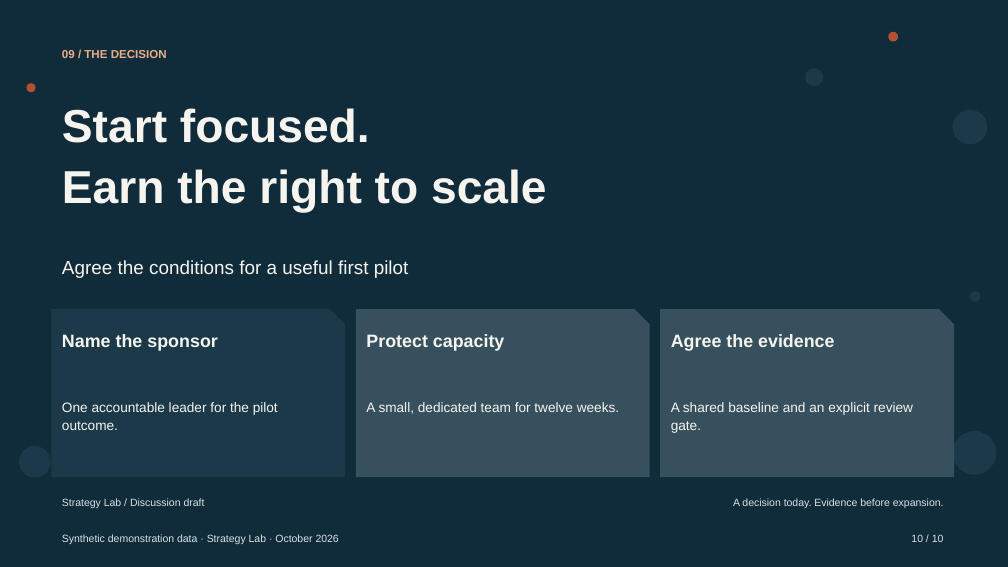
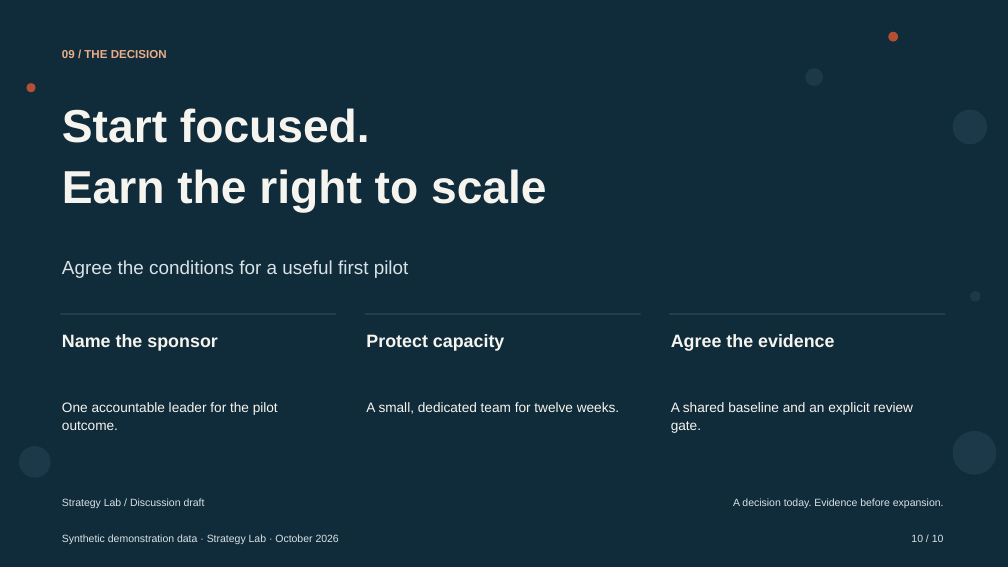
Before and after one commit to hustcer/pptx-nova, a slide deck: slide 10 of pptx-nova/assets/examples/deckkits/consulting-dark/deck.pptx. Drawn at 1008x567 pixels with LibreOffice and Linux fonts; fonts in the diff are those of the drawing. Boxes give left, top, right and bottom in pixels: in the first picture for what was removed or moved away, otherwise in the second. Text is boxed around its words. In the diff, an @@ line names an element or a change of style, - is before the commit and + after.

Commit message:
feat(pptx-nova): refine consulting-dark into a cohesive dark theme
- Apply navy canvases, warm-white typography and restrained copper/teal accents across all ten roles and twenty layouts.
- Replace repeated folded-corner panels with open evidence structures; fix output-group bounds and layering in both flow directions.
- Synchronize design tokens, chart capacity, schema projections, refurbishment aliases, catalog metadata and curated PPTX previews for version 2.1.0.
- Add regression coverage and record validation: 267 targeted tests, three benchmarks, 34 canonical page reviews, native clean-open and public audit passed.
- Preserve source text, native tables, chart data and the embedded workbook; document the unrelated existing just-list test failure in the full suite.

```diff
--- a/pptx-nova/assets/examples/deckkits/consulting-dark/deck.pptx
+++ b/pptx-nova/assets/examples/deckkits/consulting-dark/deck.pptx
@@ text "Agree the conditions for a ..." at <box>62,260,409,278</box>: text colour #F6F4EE to #D9E2E4 @@
@@ freeform shape removed at <box>356,309,650,477</box> @@
@@ rectangle added at <box>365,314,641,315</box>, fill #4A6270 @@
@@ freeform shape removed at <box>660,309,954,477</box> @@
@@ rectangle added at <box>669,314,945,315</box>, fill #4A6270 @@
```
Also in this commit, not shown: 9 other slides changed, 24 other files.
